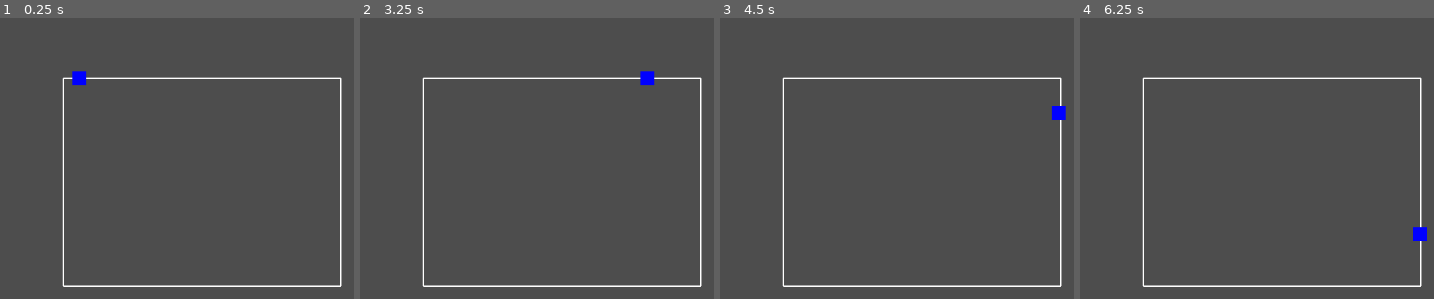
Above: before the commit, frames 1-4 (left to right).
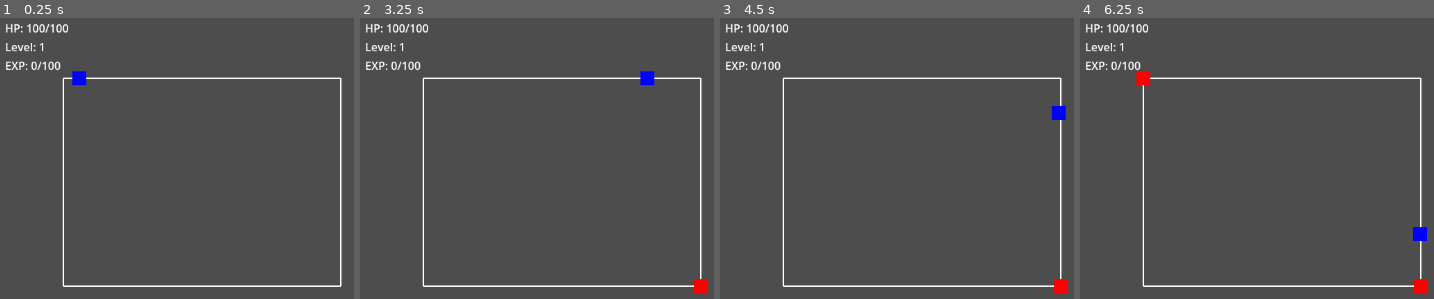
Above: after the commit, the same moments.

Repository: ivajpro/erlenmeyer
Game: Godot game, scene res://scenes/levels/game_loop.tscn
Same seed, same stepped clock (60 frames per second), same inputs: the game is played once before the commit and once after it.
Inputs:
- Up to frame 1 (0.25 s): no input
- Up to frame 2 (3.25 s): no input
- Up to frame 3 (4.5 s): no input
- Up to frame 4 (6.25 s): no input

The runs differ from the first frame. In frame 1, 0.7% of the frame differs, in the area x 1-20%, y 2-19%; in frame 2, 0.9%; in frame 3, 0.9%; in frame 4, 1.1%, in the area x 1-99%, y 2-98%.

Commit message:
Basic HUD and random enemies

Diff:
--- /dev/null
+++ b/loop-fantasy/scenes/characters/enemy.tscn
@@ -0,0 +1,6 @@
+[gd_scene load_steps=2 format=3 uid="uid://qtyhhn8pstui"]
+
+[ext_resource type="Script" path="res://scripts/characters/enemy.gd" id="1_o0dcp"]
+
+[node name="Enemy" type="CharacterBody2D"]
+script = ExtResource("1_o0dcp")
--- a/loop-fantasy/scenes/levels/game_loop.tscn
+++ b/loop-fantasy/scenes/levels/game_loop.tscn
@@ -1,6 +1,9 @@
-[gd_scene load_steps=2 format=3 uid="uid://du2d3rfo1imes"]
+[gd_scene load_steps=3 format=3 uid="uid://co7uuqur7wwj3"]
 
 [ext_resource type="Script" path="res://scripts/core/loop_manager.gd" id="1_loop_manager"]
+[ext_resource type="PackedScene" uid="uid://cu1a5b7sovjuj" path="res://scenes/ui/hud.tscn" id="2_hud"]
 
 [node name="GameLoop" type="Node2D"]
 script = ExtResource("1_loop_manager")
+
+[node name="HUD" parent="." instance=ExtResource("2_hud")]
--- /dev/null
+++ b/loop-fantasy/scenes/ui/hud.tscn
@@ -0,0 +1,27 @@
+[gd_scene load_steps=2 format=3]
+
+[ext_resource type="Script" path="res://scripts/ui/hud.gd" id="1_hud"]
+
+[node name="HUD" type="CanvasLayer"]
+script = ExtResource("1_hud")
+
+[node name="MarginContainer" type="MarginContainer" parent="."]
+offset_right = 40.0
+offset_bottom = 40.0
+theme_override_constants/margin_left = 16
+theme_override_constants/margin_top = 16
+
+[node name="StatsContainer" type="VBoxContainer" parent="MarginContainer"]
+layout_mode = 2
+
+[node name="HealthLabel" type="Label" parent="MarginContainer/StatsContainer"]
+layout_mode = 2
+text = "HP: 100/100"
+
+[node name="LevelLabel" type="Label" parent="MarginContainer/StatsContainer"]
+layout_mode = 2
+text = "Level: 1"
+
+[node name="ExpLabel" type="Label" parent="MarginContainer/StatsContainer"]
+layout_mode = 2
+text = "EXP: 0/100"
--- /dev/null
+++ b/loop-fantasy/scripts/characters/enemy.gd
@@ -0,0 +1,28 @@
+extends CharacterBody2D
+class_name Enemy
+
+var stats = {
+    "health": 50,
+    "damage": 10,
+    "experience_value": 25
+}
+
+func _ready():
+    # Create visual representation
+    var shape = ColorRect.new()
+    shape.size = Vector2(20, 20)
+    shape.position = Vector2(-10, -10)
+    shape.color = Color.RED
+    add_child(shape)
+
+    # Add collision
+    var collision = CollisionShape2D.new()
+    var rectangle = RectangleShape2D.new()
+    rectangle.size = Vector2(20, 20)
+    collision.shape = rectangle
+    add_child(collision)
+
+func take_damage(amount: int) -> void:
+    stats.health -= amount
+    if stats.health <= 0:
+        queue_free()
--- a/loop-fantasy/scripts/characters/hero.gd
+++ b/loop-fantasy/scripts/characters/hero.gd
@@ -1,4 +1,14 @@
 extends CharacterBody2D
+
+class_name Hero
+
+var stats = {
+    "health": 100,
+    "max_health": 100,
+    "level": 1,
+    "experience": 0,
+    "next_level": 100
+}
 
 func _ready():
     # Create a basic colored shape for the hero
@@ -14,3 +24,38 @@
     rectangle.size = Vector2(20, 20)
     collision.shape = rectangle
     add_child(collision)
+
+func _physics_process(_delta: float) -> void:
+    check_combat()
+
+func check_combat() -> void:
+    for i in get_slide_collision_count():
+        var collision = get_slide_collision(i)
+        var collider = collision.get_collider()
+
+        if collider is Enemy:
+            # Hero attacks enemy
+            collider.take_damage(10)
+            # Enemy counterattacks
+            take_damage(collider.stats.damage)
+
+            if collider.stats.health <= 0:
+                gain_experience(collider.stats.experience_value)
+
+func take_damage(amount: int):
+    stats.health = max(0, stats.health - amount)
+
+func heal(amount: int):
+    stats.health = min(stats.max_health, stats.health + amount)
+
+func gain_experience(amount: int):
+    stats.experience += amount
+    if stats.experience >= stats.next_level:
+        level_up()
+
+func level_up():
+    stats.level += 1
+    stats.experience -= stats.next_level
+    stats.next_level = stats.next_level * 1.5
+    stats.max_health += 10
+    stats.health = stats.max_health
--- a/loop-fantasy/scripts/core/loop_manager.gd
+++ b/loop-fantasy/scripts/core/loop_manager.gd
@@ -9,14 +9,19 @@
 
 var current_point_index: int = 0
 var hero_node: CharacterBody2D
+var movement_speed: float = 100.0  # Added movement speed variable
+var enemy_scene = preload("res://scenes/characters/enemy.tscn")
+var spawn_timer: float = 0
+const SPAWN_INTERVAL: float = 3.0
 
 func _ready():
     draw_loop_path()
     spawn_hero()
 
-func _process(_delta):
+func _process(delta):
     if hero_node:
         move_hero()
+        handle_enemy_spawn(delta)
 
 func draw_loop_path():
     queue_redraw()
@@ -41,5 +46,17 @@
     if distance < 5:
         current_point_index = (current_point_index + 1) % LOOP_PATH_POINTS.size()
     else:
-        hero_node.velocity = direction * 100
+        hero_node.velocity = direction * movement_speed
         hero_node.move_and_slide()
+
+func handle_enemy_spawn(delta: float) -> void:
+    spawn_timer += delta
+    if spawn_timer >= SPAWN_INTERVAL:
+        spawn_timer = 0
+        spawn_enemy()
+
+func spawn_enemy() -> void:
+    var enemy = enemy_scene.instantiate()
+    var spawn_point = LOOP_PATH_POINTS[randi() % LOOP_PATH_POINTS.size()]
+    enemy.position = spawn_point
+    add_child(enemy)
--- /dev/null
+++ b/loop-fantasy/scripts/ui/hud.gd
@@ -0,0 +1,31 @@
+extends CanvasLayer
+
+var hero: Hero
+
+func _ready():
+    # Wait for scene tree to be ready
+    await get_tree().process_frame
+    _find_hero()
+
+func _find_hero():
+    var hero_node = get_node_or_null("/root/GameLoop/Hero")
+    if hero_node:
+        hero = hero_node
+    else:
+        # Retry after a short delay
+        await get_tree().create_timer(0.5).timeout
+        _find_hero()
+
+func _process(_delta):
+    if hero:
+        update_stats_display()
+    else:
+        _find_hero()
+
+func update_stats_display():
+    if not hero or not is_instance_valid(hero):
+        return
+
+    $MarginContainer/StatsContainer/HealthLabel.text = "HP: %d/%d" % [hero.stats.health, hero.stats.max_health]
+    $MarginContainer/StatsContainer/LevelLabel.text = "Level: %d" % hero.stats.level
+    $MarginContainer/StatsContainer/ExpLabel.text = "EXP: %d/%d" % [hero.stats.experience, hero.stats.next_level]
